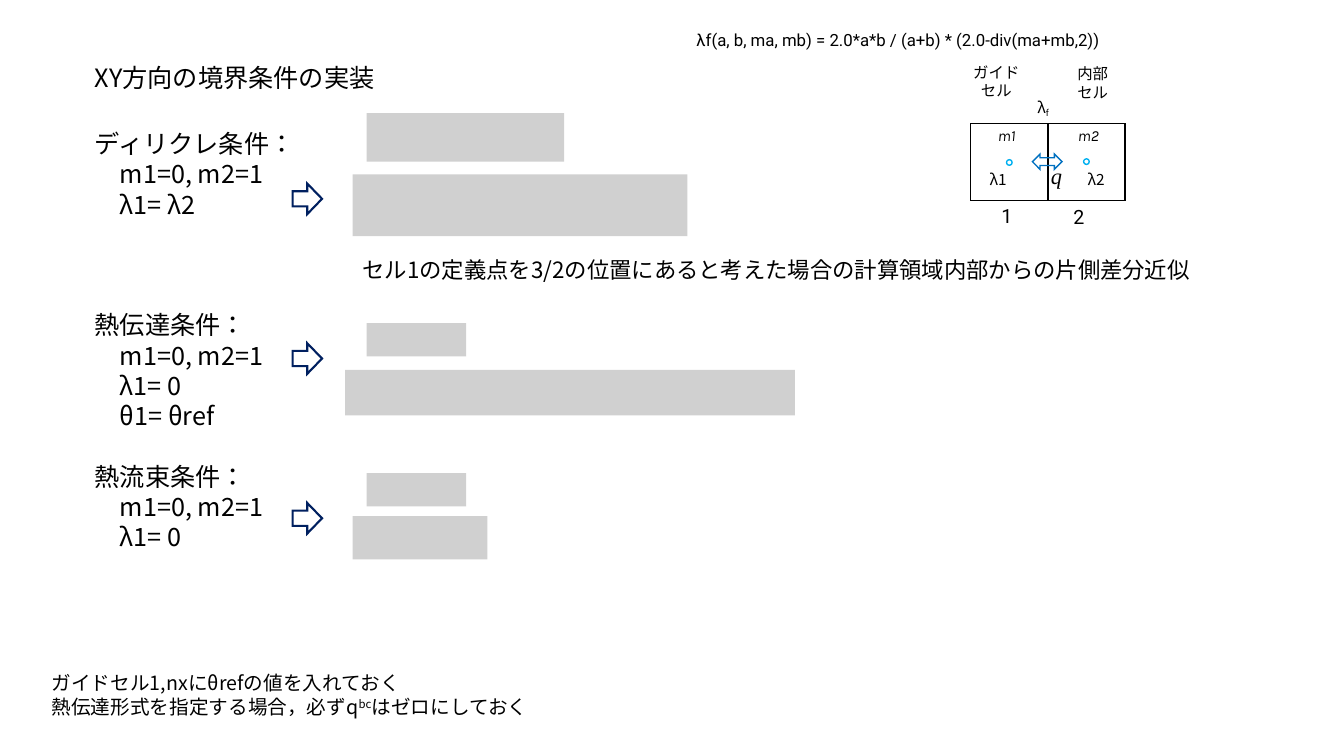
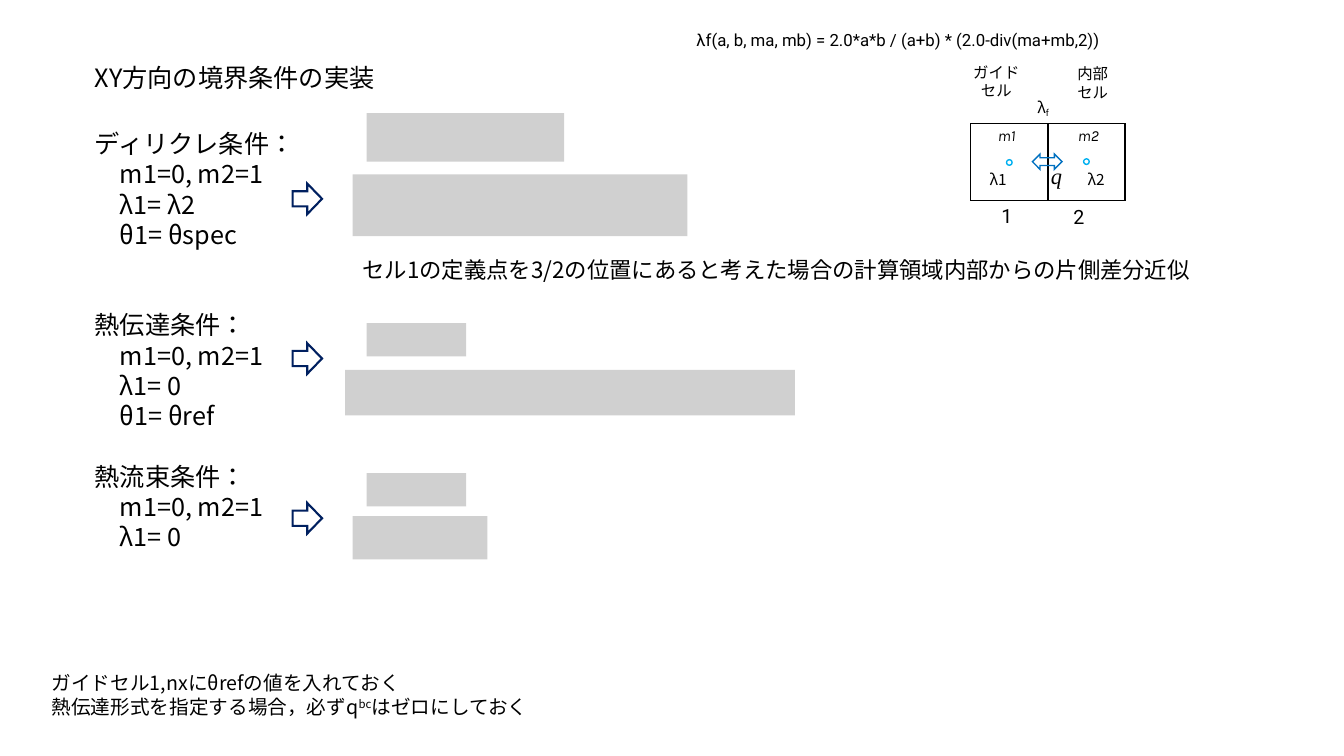
Before and after one commit to kenoogl/Heat3D, a slide deck: slide 5 of cell_arrangement.pptx. Drawn at 1344x756 pixels with LibreOffice and Linux fonts; fonts in the diff are those of the drawing; grey boxes stand for pictures. Boxes give left, top, right and bottom in pixels: in the first picture for what was removed or moved away, otherwise in the second. Text is boxed around its words. In the diff, an @@ line names an element or a change of style, - is before the commit and + after.

```diff
--- a/cell_arrangement.pptx
+++ b/cell_arrangement.pptx
@@ text at [120, 223, 237, 250]: paragraph added @@
+θ1= θspec
```
Also in this commit, not shown: 1 other slide changed, 9 other files.
